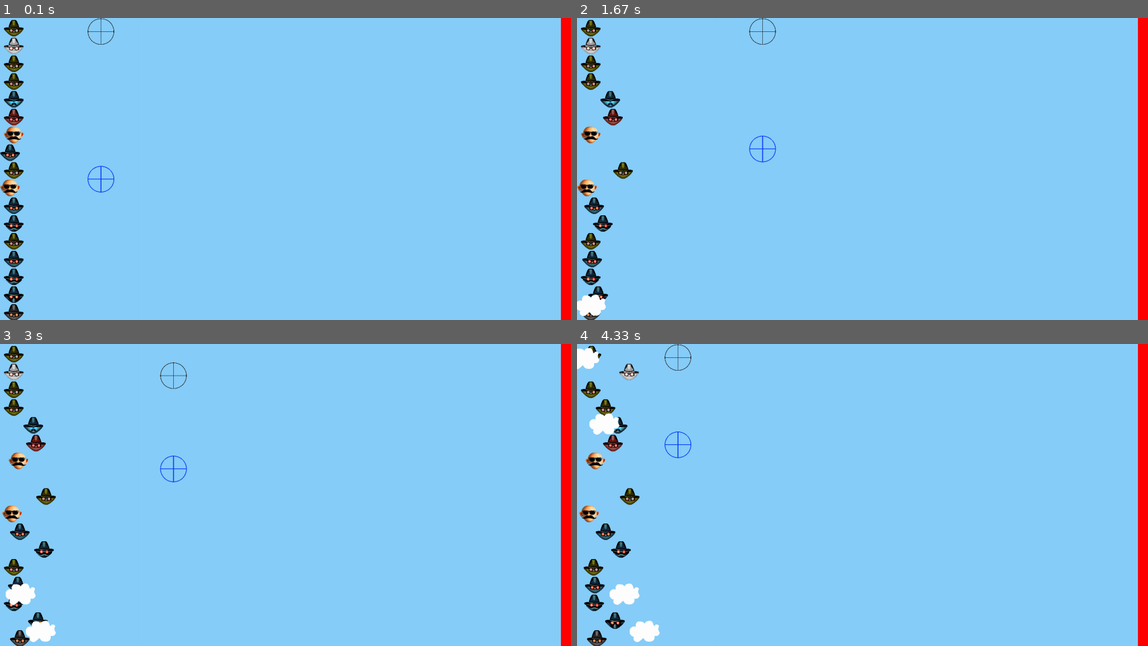
Above: before the commit, frames 1-4 (two rows, left to right).
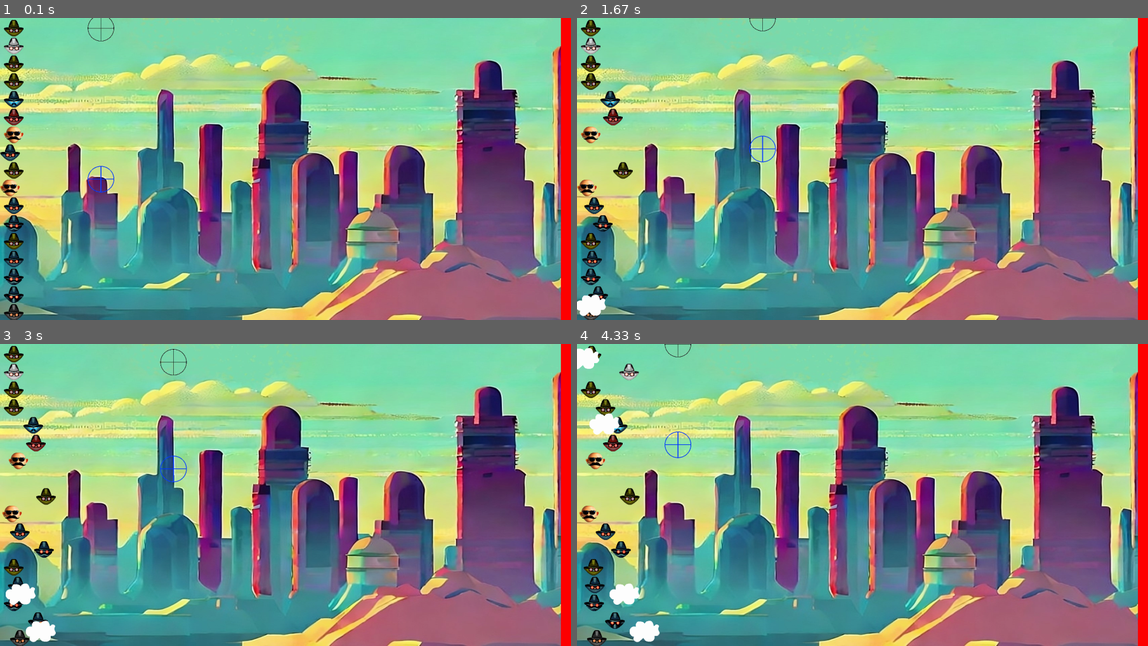
Above: after the commit, the same moments.

Repository: RasmusKlinkJoerg/InGUNito
Game: pygame game, started from main.py
Two runs of this game, one before a commit and one after it. Both use one fixed random seed, a clock stepped at 60 frames per second and the inputs below.
Inputs (mouse positions are in pixels of both pictures, inside the frame that each line leads up to):
- Up to frame 1 (0.1 s): no input
- Up to frame 2 (1.67 s): tap Space at 0.33 s; click (588, 153) at 0.72 s; hold Right 1-1.47 s; hold D 1-1.47 s; hold Up from 1.5 s (still down); hold W from 1.5 s (still down); tap Y at 1.65 s
- Up to frame 3 (3 s): release Up at 1.8 s; release W at 1.8 s; hold Right 1.83-2.3 s; hold D 1.83-2.3 s; tap - at 1.98 s; hold Left 2.33-2.87 s; hold A 2.33-2.87 s; hold Down from 2.9 s (still down); hold S from 2.9 s (still down)
- Up to frame 4 (4.33 s): tap Y at 3.05, 4.15 s; release Down at 3.2 s; release S at 3.2 s; hold Left 3.23-3.63 s; hold A 3.23-3.63 s; tap - at 3.38 s; tap , at 3.67 s; hold Up from 4 s (still down); hold W from 4 s (still down)

The runs differ from the first frame. In frame 1, 96% of the frame differs, in the area x 0-99%, y 0-100%; in frame 2, 96%; in frame 3, 96%; in frame 4, 96%.

Commit message:
background and multiplayer shooting

Diff:
--- a/main.py
+++ b/main.py
@@ -169,21 +169,40 @@
             self.rect.move_ip(-speed, 0)
         if pressed_keys[right_key]:
             self.rect.move_ip(speed, 0)
-
         if pressed_keys[up_key]:
             self.rect.move_ip(0, -speed)
         if pressed_keys[down_key]:
             self.rect.move_ip(0, speed)
 
         # Keep scope on the screen
-        if self.rect.left < 0:
-            self.rect.left = 0
-        elif self.rect.right > SCREEN_WIDTH:
-            self.rect.right = SCREEN_WIDTH
-        if self.rect.top <= 0:
-            self.rect.top = 0
-        elif self.rect.bottom >= SCREEN_HEIGHT:
-            self.rect.bottom = SCREEN_HEIGHT
+        print(self.rect.center)
+        if self.rect.center[0] < 0:
+            self.rect.center = (0, self.rect.center[1])
+        elif self.rect.center[0] > SCREEN_WIDTH:
+            self.rect.center = self.rect.center = (SCREEN_WIDTH, self.rect.center[1])
+        if self.rect.center[1] <= 0:
+            self.rect.center = (self.rect.center[0], 0)
+        elif self.rect.center[1] >= SCREEN_HEIGHT:
+            self.rect.center = (self.rect.center[0], SCREEN_HEIGHT)
+
+        # Shooting
+        if pressed_keys[shoot_key]:
+            center_pos = self.rect.center
+            collision_sound.play()
+
+            for player in players:
+                pos_in_mask = center_pos[0] - player.rect.x, center_pos[1] - player.rect.y
+                touching_player = player.rect.collidepoint(*center_pos) and player.mask.get_at(pos_in_mask)
+                if touching_player:
+                    player.kill()
+                    break  # break so you can't kill yourself and another with the same shot
+
+            for bot in bots:
+                pos_in_mask = center_pos[0] - bot.rect.x, center_pos[1] - bot.rect.y
+                touching_bot = bot.rect.collidepoint(*center_pos) and bot.mask.get_at(pos_in_mask)
+                if touching_bot:
+                    bot.kill()
+                    break
 
 
 # Define the bot object extending pg.sprite.Sprite
@@ -198,7 +217,7 @@
 
         # The starting position
         self.rect = self.surf.get_rect(center=(
-            40,  # TODO why does bots x-axis work different than players'?
+            40,  # TODO why does bots x-axis work different than players?
             30 + (SCREEN_HEIGHT / number_of_units) * unit_permutation[bot_number],
         ))
 
@@ -206,7 +225,6 @@
         self.moving = False
 
     # Move the bot based on speed
-    # Remove it when it passes the left edge of the screen
     def update(self):
         start_moving_probability = 0.005
         if random.uniform(0, 1) < start_moving_probability:
@@ -218,8 +236,6 @@
 
         if self.moving:
             self.rect.move_ip(self.speed, 0)
-        if self.rect.right > SCREEN_WIDTH:
-            self.kill()
 
 
 class Line(pg.sprite.Sprite):
@@ -251,7 +267,7 @@
         self.speed = random.randint(1, 5)
 
     # Move the cloud based on a constant speed
-    # Remove it when it passes the left edge of the screen
+    # Remove it when it passes the right edge of the screen
     def update(self):
         self.rect.move_ip(self.speed, 0)
         if self.rect.right > SCREEN_WIDTH:
@@ -338,6 +354,11 @@
 
 pg.mouse.set_cursor(pg.SYSTEM_CURSOR_CROSSHAIR)
 
+bg = pg.image.load("background1.jpeg")
+
+
+
+
 # Variable to keep our main loop running
 running = True
 
@@ -372,7 +393,6 @@
                 touching_player = player.rect.collidepoint(*mouse_pos) and player.mask.get_at(pos_in_mask)
                 if touching_player:
                     player.kill()
-                    print("Suicide!")
                     break  # break so you can't kill yourself and another with the same shot
 
             for bot in bots:
@@ -407,6 +427,9 @@
     # Fill the screen with sky blue.....................
     screen.fill((135, 206, 250))
 
+
+    screen.blit(bg, (0, 0))
+
     # Draw all our sprites
     for entity in all_sprites:
         screen.blit(entity.surf, entity.rect)
Binary file added: background1.jpeg
